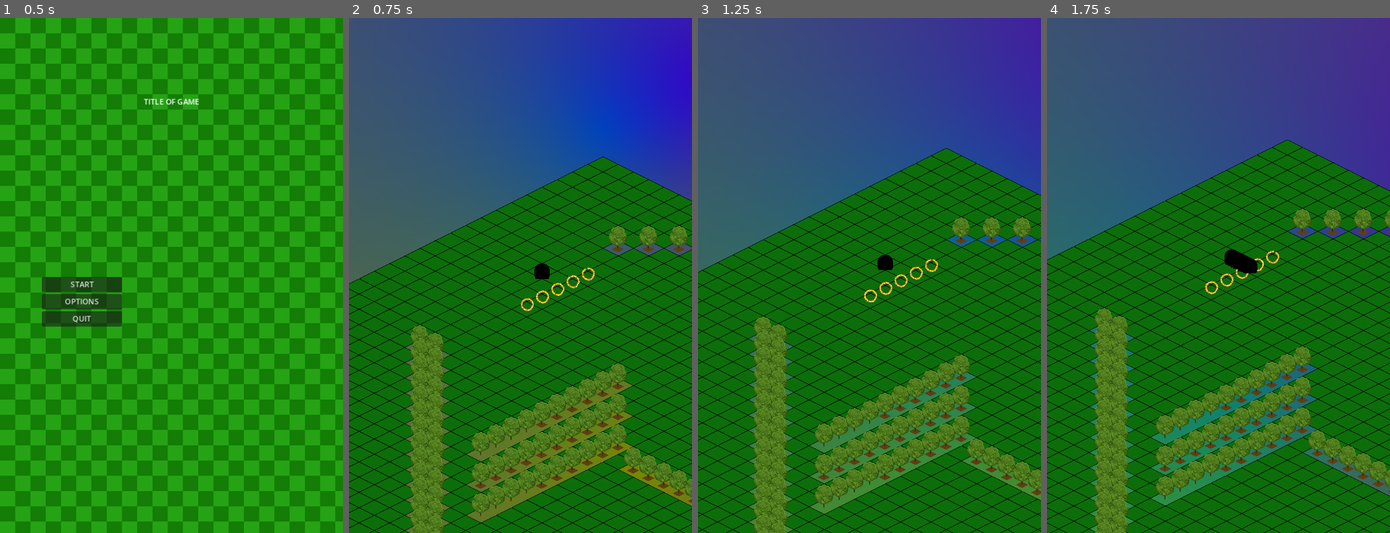
Above: before the commit, frames 1-4 (left to right).
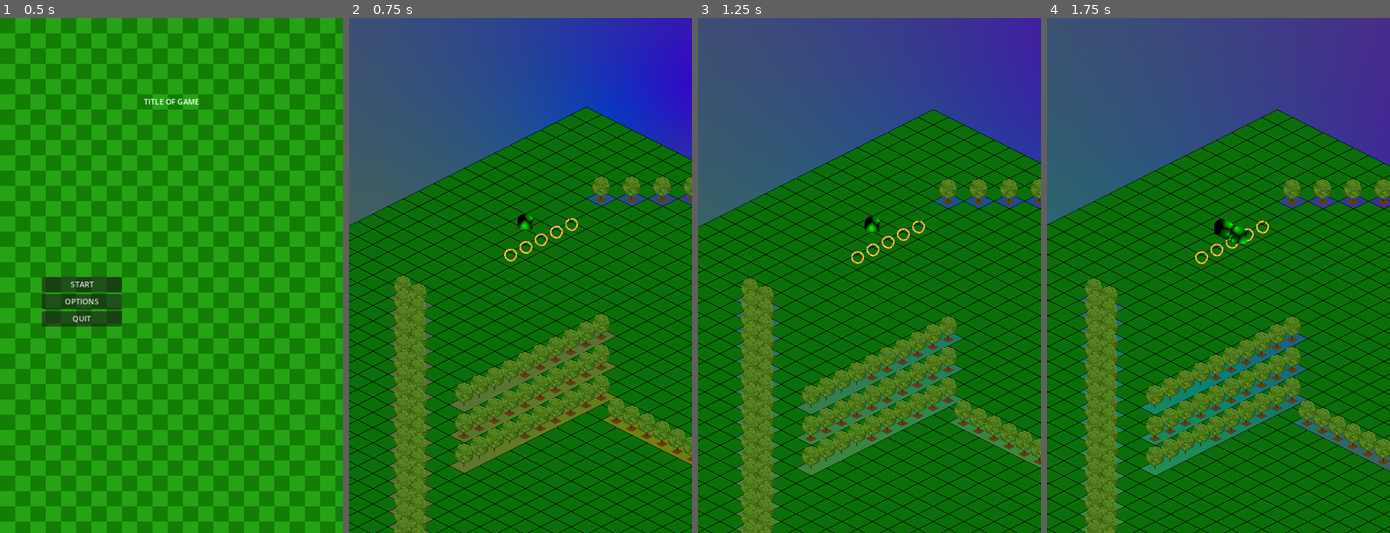
Above: after the commit, the same moments.

Repository: JanBat/GodotSandboxFun
Game: Godot game, scene res://scenes/Main.tscn
Two runs of this game, one before a commit and one after it. Both use one fixed random seed, a clock stepped at 60 frames per second and the inputs below.
Inputs:
- Up to frame 1 (0.5 s): no input
- Up to frame 2 (0.75 s): click "START" at 0.5 s
- Up to frame 3 (1.25 s): no input
- Up to frame 4 (1.75 s): hold Right (steer_right) from 1.28 s (still down); tap Up (steer_ahead) at 1.35 s

Frame 1 is identical in both runs. In frame 2, 40% of the frame differs, in the area x 0-100%, y 17-100%; in frame 3, 37%; in frame 4, 34%.

Commit message:
somewhat scaly appearance

Diff:
--- a/scenes/level.tscn
+++ b/scenes/level.tscn
@@ -64,7 +64,7 @@
 
 [node name="Level" type="Node2D"]
 top_level = true
-position = Vector2(123, 438)
+position = Vector2(85, 325)
 script = ExtResource("1_twwiv")
 
 [node name="TileMap" type="TileMap" parent="."]
@@ -76,7 +76,6 @@
 layer_0/name = "base"
 layer_0/enabled = false
 layer_0/y_sort_enabled = true
-layer_0/z_index = 1
 layer_0/tile_data = PackedInt32Array(0, 2, 0, 65536, 2, 0, 131072, 2, 0, 196608, 2, 0, 262145, 2, 0, 327681, 2, 0, 3932 …(11860 unchanged characters)…
 layer_1/name = "trees"
 layer_1/enabled = true
@@ -87,13 +86,11 @@
 layer_1/tile_data = PackedInt32Array(720904, 0, 0, 655368, 0, 0, 589832, 0, 0, 524296, 0, 0, 1114122, 0, 0, 1048586, 0, …(21660 unchanged characters)…
 
 [node name="Snake" parent="TileMap" node_paths=PackedStringArray("tile_map") instance=ExtResource("7_nn7cm")]
-position = Vector2(-132, 29)
+y_sort_enabled = true
+position = Vector2(-124, 33)
 tile_map = NodePath("..")
 grid_location = Vector2(-1, -1)
 metadata/_edit_group_ = true
-
-[node name="HeadSprite" parent="TileMap/Snake" index="2"]
-z_index = 1
 
 [node name="Coin" parent="TileMap" node_paths=PackedStringArray("tile_map") instance=ExtResource("8_hd4ou")]
 z_index = 1
@@ -127,5 +124,3 @@
 [connection signal="camera_suggestion" from="TileMap/Snake" to="." method="_on_snake_camera_suggestion"]
 [connection signal="game_over_sig" from="TileMap/Snake" to="." method="_on_snake_game_over_sig"]
 [connection signal="moved" from="TileMap/Snake" to="." method="_on_snake_moved"]
-
-[editable path="TileMap/Snake"]
--- a/scenes/snake.tscn
+++ b/scenes/snake.tscn
@@ -1,9 +1,10 @@
-[gd_scene load_steps=9 format=3 uid="uid://dsjhm1josomyh"]
+[gd_scene load_steps=10 format=3 uid="uid://dsjhm1josomyh"]
 
 [ext_resource type="Script" path="res://scripts/snake.gd" id="1_arvse"]
-[ext_resource type="Material" uid="uid://cpcp4d51ehm3" path="res://shaders/RainbowSnakeMaterial.tres" id="2_aq5qv"]
 [ext_resource type="Texture2D" uid="uid://g4s1jtjn26yr" path="res://art/Tile/purple.png" id="2_smign"]
+[ext_resource type="Material" uid="uid://df7l3urgqgncd" path="res://shaders/polkadot.tres" id="3_kfaw8"]
 [ext_resource type="Texture2D" uid="uid://ctwytdb3diji4" path="res://art/Tile/brown_block.png" id="3_save1"]
+[ext_resource type="Script" path="res://scripts/SubSegmentFollow.gd" id="5_78svb"]
 [ext_resource type="Texture2D" uid="uid://jqynguyia8pp" path="res://art/Tile/SNAKE_BODY_small.png" id="5_fvp53"]
 
 [sub_resource type="RectangleShape2D" id="RectangleShape2D_n0w76"]
@@ -18,7 +19,7 @@
 [node name="Snake" type="CharacterBody2D"]
 z_index = 1
 script = ExtResource("1_arvse")
-snake_shader = ExtResource("2_aq5qv")
+snake_shader = ExtResource("3_kfaw8")
 
 [node name="MoveTimer" type="Timer" parent="."]
 wait_time = 0.8
@@ -30,7 +31,7 @@
 
 [node name="HeadSprite" type="Sprite2D" parent="."]
 visible = false
-material = ExtResource("2_aq5qv")
+material = ExtResource("3_kfaw8")
 position = Vector2(0.5, -4)
 texture = ExtResource("2_smign")
 
@@ -55,9 +56,13 @@
 [node name="SubSegmentFollow" type="PathFollow2D" parent="."]
 visible = false
 rotation = -6.28319
+script = ExtResource("5_78svb")
 
 [node name="SubSegmentGraphic" type="Sprite2D" parent="SubSegmentFollow"]
 z_index = 2
+z_as_relative = false
+y_sort_enabled = true
+material = ExtResource("3_kfaw8")
 texture = ExtResource("5_fvp53")
 
 [connection signal="timeout" from="MoveTimer" to="." method="_on_move_timer_timeout"]
--- a/scenes/snake_body_segment.tscn
+++ b/scenes/snake_body_segment.tscn
@@ -2,7 +2,7 @@
 
 [ext_resource type="Script" path="res://scripts/snake_segment.gd" id="1_126kl"]
 [ext_resource type="Texture2D" uid="uid://g4s1jtjn26yr" path="res://art/Tile/purple.png" id="2_a67gh"]
-[ext_resource type="Material" uid="uid://cpcp4d51ehm3" path="res://shaders/RainbowSnakeMaterial.tres" id="2_hgd24"]
+[ext_resource type="Material" uid="uid://df7l3urgqgncd" path="res://shaders/polkadot.tres" id="2_iq5b5"]
 [ext_resource type="Texture2D" uid="uid://ctwytdb3diji4" path="res://art/Tile/brown_block.png" id="3_hjcr8"]
 
 [sub_resource type="RectangleShape2D" id="RectangleShape2D_15mlp"]
@@ -18,7 +18,7 @@
 
 [node name="Sprite2D" type="Sprite2D" parent="."]
 visible = false
-material = ExtResource("2_hgd24")
+material = ExtResource("2_iq5b5")
 position = Vector2(0.5, -4)
 texture = ExtResource("2_a67gh")
 
--- /dev/null
+++ b/scripts/SubSegmentFollow.gd
@@ -0,0 +1,13 @@
+extends PathFollow2D
+
+
+# this holds the spots of the snake, to be used for rendering
+var polkadots = []
+# Called when the node enters the scene tree for the first time.
+func _ready():
+	pass # Replace with function body.
+
+
+# Called every frame. 'delta' is the elapsed time since the previous frame.
+func _process(delta):
+	pass
--- a/scripts/snake.gd
+++ b/scripts/snake.gd
@@ -24,8 +24,19 @@
 
 var last_segment = self
 var snake_length = 1
+
+# how many shaded segments for logical segment
 @export
 var subsegments_per_segment = 4
+
+
+# how far do the dots stray from the center of segments
+@export
+var polkadots_within_radius = 15.0
+
+# how many dots per shaded segment
+@export
+var dots_per_segment = 1
 
 var time_to_move = false
 
@@ -75,14 +86,6 @@
 		new_direction = direction
 	if Input.is_action_just_pressed("steer_ahead"):
 		new_direction = direction
-
-	var shader_pulse = sin($SnackTimer.time_left / $SnackTimer.wait_time * TAU)
-	snake_shader.set_shader_parameter("time_progress", shader_pulse)
-	snake_shader.set_shader_parameter("red_location", position)
-	snake_shader.set_shader_parameter("blue_location", last_segment.position)
-	var in_between = (last_segment.position - position) / 2 + position
-	snake_shader.set_shader_parameter("green_location", in_between)
-
 
 	custom_animation_progress += delta #/ $MoveTimer.wait_time
 
@@ -170,11 +173,7 @@
 
 		segment.progress_ratio = 1 - (float(segment_index) / (float(len(sub_segments) + subsegments_per_segment)) \
 							+ custom_animation_progress / (float(len(sub_segments))/subsegments_per_segment))
-		"""
-		at all times ->
-
-
-		"""
+
 
 		# so the pathfollow still rotates but its graphic appears upright
 		segment.get_node("SubSegmentGraphic").rotation = - segment.rotation
@@ -184,6 +183,16 @@
 		camera_suggestion.emit(position + sub_segments[len(sub_segments)-1].position)
 	else:  # at the beginning when no segments are present
 		camera_suggestion.emit(position)
+
+	# alert shader to polakadot positions
+	var dots = []
+	for follow in $SubSegmentPath.get_children():
+		var screen_coord = get_viewport().get_screen_transform() * follow.get_global_transform_with_canvas()
+		# dots.append(screen_coord.origin)
+		for d in follow.polkadots:
+			dots.append(screen_coord.origin + d)
+	snake_shader.set_shader_parameter("dots", dots)
+
 
 
 func add_segment():
@@ -192,6 +201,16 @@
 		var segment = $SubSegmentFollow.duplicate()
 		segment.show()
 		path.add_child(segment)
+
+		# give segment 3 random polkadots:
+
+		var polkadots = []
+		for j in range(dots_per_segment):
+			var dot = Vector2(
+				randf_range(-polkadots_within_radius, polkadots_within_radius),
+				randf_range(-polkadots_within_radius, polkadots_within_radius))
+			polkadots.append(dot)
+		segment.polkadots = polkadots
 
 func update_path():
 	var path: Path2D = $SubSegmentPath
--- /dev/null
+++ b/shaders/polkadot.gdshader
@@ -0,0 +1,21 @@
+shader_type canvas_item;
+
+// maximum 300 dots in predefined array gnarf (TODO: find a way to cheat out dynamic arrays as a uniform)
+const int max_dot_count = 300;
+uniform vec2 dots[max_dot_count];
+
+vec2 random(vec2 uv) {
+	return vec2(fract(sin(dot(uv.xy,
+		vec2(12.9898,78.233))) * 43758.5453123));
+}
+
+void fragment() {
+	if (COLOR.a > 0.1){
+		for (int i = 0; i < max_dot_count; i++){
+			vec2 mod_dot = vec2(abs(dots[i][0]), abs(dots[i][1]));
+			if (distance(FRAGCOORD.xy, mod_dot) < 5.0){
+				COLOR = vec4(0.5, 0.5, 0.0, 1.0);
+			}
+		}
+	}
+}
--- /dev/null
+++ b/shaders/polkadot.tres
@@ -0,0 +1,6 @@
+[gd_resource type="ShaderMaterial" load_steps=2 format=3 uid="uid://df7l3urgqgncd"]
+
+[ext_resource type="Shader" path="res://shaders/polkadot_rainbow.gdshader" id="1_b0bhg"]
+
+[resource]
+shader = ExtResource("1_b0bhg")
--- /dev/null
+++ b/shaders/polkadot_rainbow.gdshader
@@ -0,0 +1,33 @@
+shader_type canvas_item;
+
+// maximum 300 dots in predefined array gnarf (TODO: find a way to cheat out dynamic arrays as a uniform)
+const int max_dot_count = 300;
+uniform vec2 dots[max_dot_count];
+
+vec2 random(vec2 uv) {
+	return vec2(fract(sin(dot(uv.xy,
+		vec2(12.9898,78.233))) * 43758.5453123));
+}
+
+void fragment() {
+	if (COLOR.a > 0.1){
+		float r = 0.0;
+		vec2 lowest = dots[0];
+		vec2 second_lowest = dots[0];
+		for (int i = 1; i < max_dot_count; i++){
+			if (distance(dots[i], FRAGCOORD.xy) < distance(lowest, FRAGCOORD.xy)){
+				second_lowest = lowest;
+				lowest = dots[i];
+			}
+			else if (distance(dots[i], FRAGCOORD.xy) < distance(second_lowest, FRAGCOORD.xy)){
+				second_lowest = dots[i];
+			}
+			//vec2 mod_dot = vec2(abs(dots[i][0]), abs(dots[i][1]));
+			//float dist = distance(FRAGCOORD.xy, mod_dot);
+
+		}
+		r = 1.0 - (distance(lowest, FRAGCOORD.xy) / distance(second_lowest, FRAGCOORD.xy));
+
+		COLOR = vec4(0.0, r, 0.0, 1.0);
+	}
+}
Empty file removed: shaders/shader_examples_color.gdshader
Empty file removed: shaders/shader_examples_shape.gdshader
